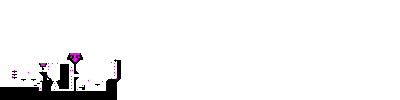
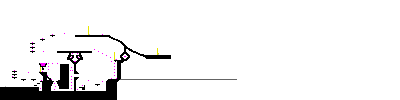
Two versions of the same layered image (w=400, h=100). Layer-by-layer changes:
painted on "Background" over (5, 26, 237, 87)
